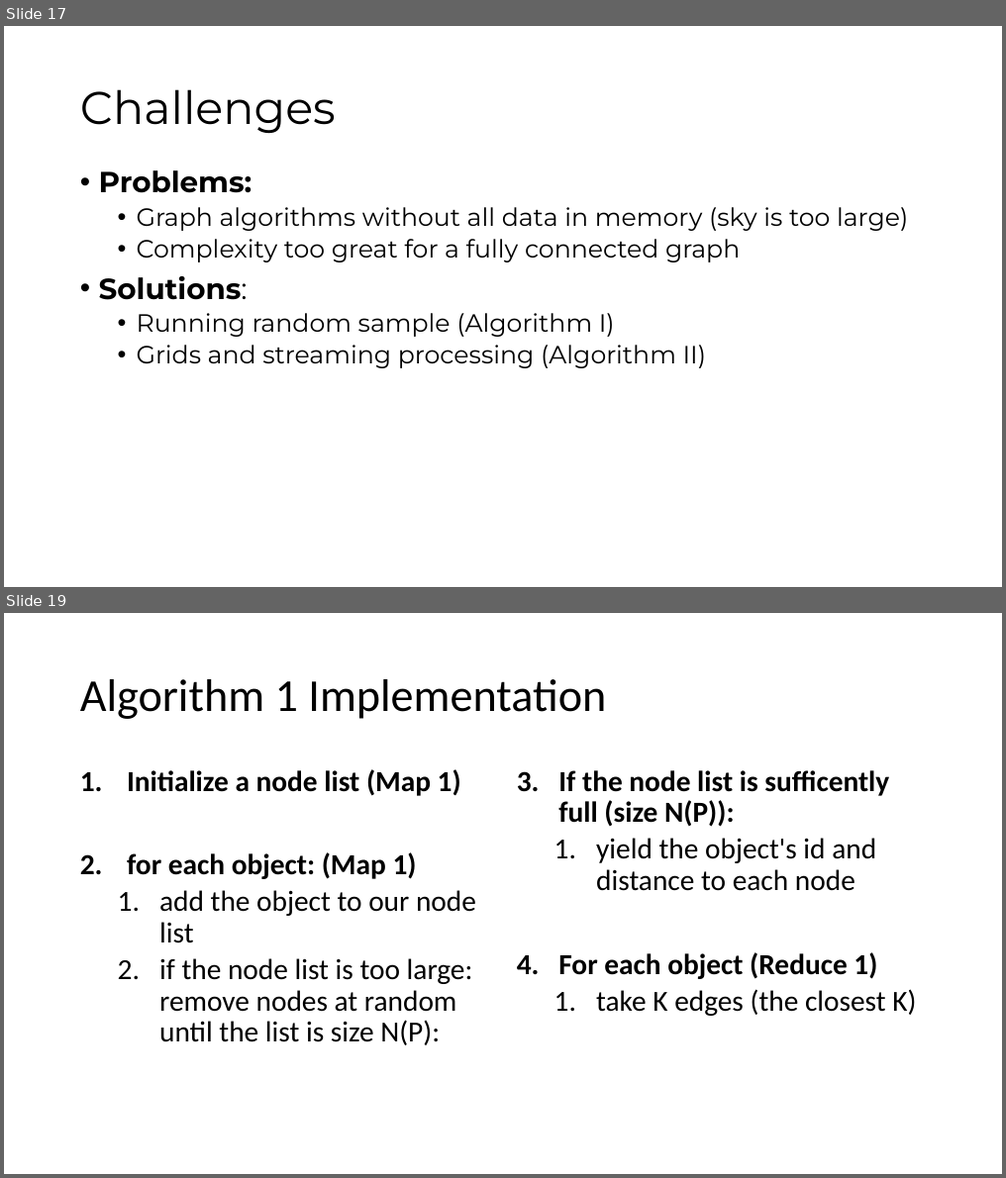
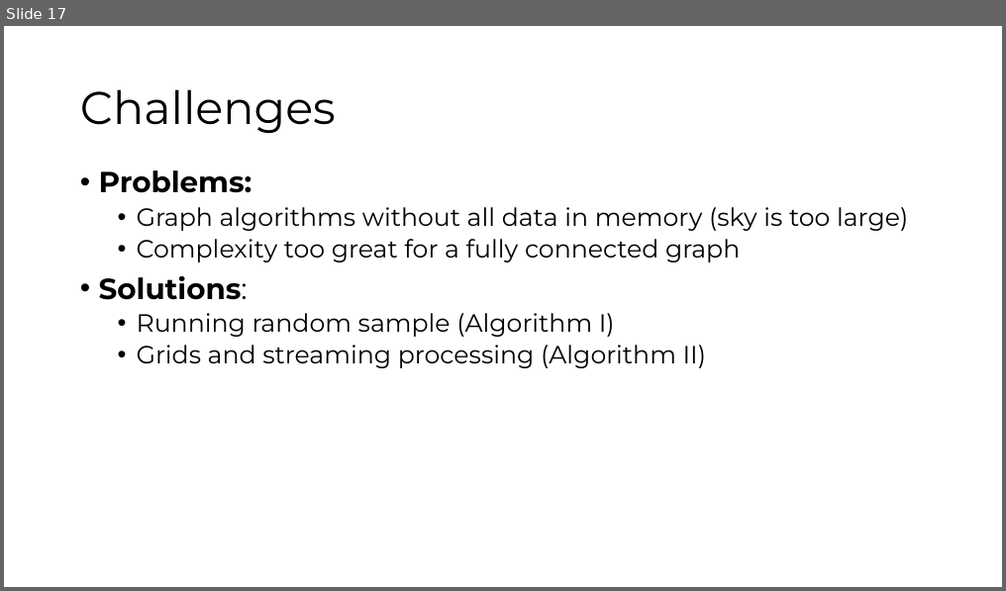
Before and after one commit to ibhojwani/seip_big_data, a slide deck: Presentation.pptx. Shown one above the other, each under a label of ours: slides 17 and 19 before the commit, slide 17 after it; the slides between them are not shown. The pictures are 1006x1178 and 1006x591 pixels, drawn with LibreOffice and Linux fonts; fonts in the diff are those of the drawing. Boxes give left, top, right and bottom in pixels: in the first picture for what was removed or moved away, otherwise in the second. Text is boxed around its words. In the diff, an @@ line names an element or a change of style, - is before the commit and + after.

```diff
--- a/Presentation.pptx
+++ b/Presentation.pptx
@@ slide 19 removed at (4,613,1002,1174), background #FFFFFF @@
@@ title removed at (80,679,606,719) @@
-Algorithm 1 Implementation
@@ text removed at (118,769,476,1046) @@
-1. Initialize a node list (Map 1)
-2. for each object: (Map 1)
-  1. add the object to our node list
-  2. if the node list is too large: remove nodes at random until the list is size N(P):
@@ text removed at (554,770,916,1016) @@
-3. If the node list is sufficently full (size N(P)):
-  1. yield the object's id and distance to each node
-4. For each object (Reduce 1)
-  1. take K edges (the closest K)
```
Also in this commit, not shown: 2 slides changed, 6 other slides removed, 1 other file.
